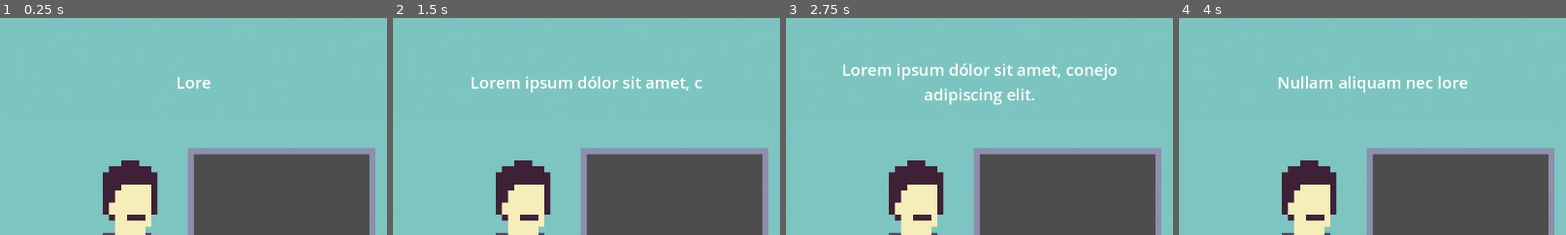
Above: before the commit, frames 1-4 (left to right).
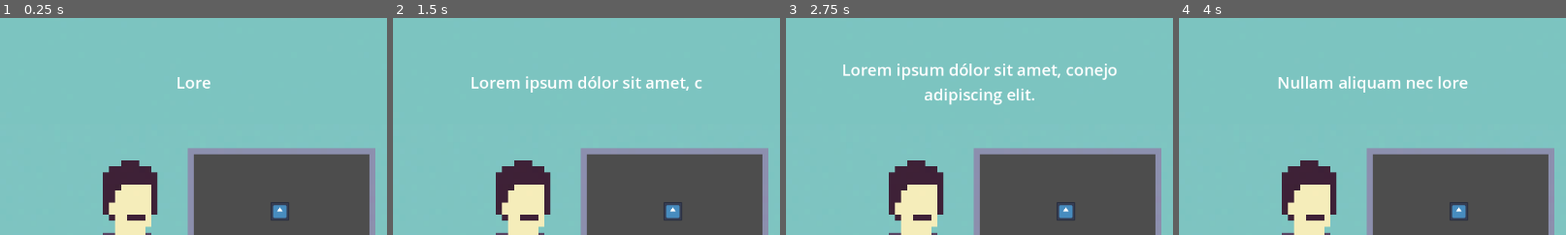
Above: after the commit, the same moments.

Repository: milksake/Teleprompter
Game: Godot game, scene res://Scenes/main.tscn
Two runs of this game, one before a commit and one after it. Both use one fixed random seed, a clock stepped at 60 frames per second and the inputs below. The project has no main scene, so this scene is started directly. The engine's default icon, where the game draws it, is replaced by a stand-in: a white triangle on a blue panel in a dark square.
Inputs:
- Up to frame 1 (0.25 s): no input
- Up to frame 2 (1.5 s): tap Enter at 0.5 s; tap Space at 1.25 s
- Up to frame 3 (2.75 s): no input
- Up to frame 4 (4 s): tap Enter at 3.5 s
The pictures show only the part of the screen within x 0-50%, y 0-50%; the shares and areas given below are measured in that part.

The runs differ from the first frame. In frame 1, 0.3% of the frame differs, in the area x 69-75%, y 84-94%; in frame 2, 0.3%; in frame 3, 0.3%; in frame 4, 0.3%.

Commit message:
music (added) and bugs (removed)

Diff:
--- a/LevelResources/Example/sprite_2d_1.tscn
+++ b/LevelResources/Example/sprite_2d_1.tscn
@@ -3,4 +3,5 @@
 [ext_resource type="Texture2D" uid="uid://dag3ch18go1ki" path="res://icon.svg" id="1_i8bul"]
 
 [node name="Sprite2D" type="Sprite2D"]
+scale = Vector2(0.222588, 0.222588)
 texture = ExtResource("1_i8bul")
--- a/Scenes/main.gd
+++ b/Scenes/main.gd
@@ -16,14 +16,18 @@
 
 func _ready():
 	if text_script == null:
-		text_script.load("res://LevelResources/level_" + Globals.current_level + ".tres")
+		text_script = load("res://LevelResources/level_" + Globals.current_level + ".tres")
 	finished_input = tele.initialize_values(text_script.text)
 	word_bank.create_text_options(text_script.word_bank)
 	text_bubble.add_text(tele.label.get_parsed_text())
+	var back = text_script.background.instantiate()
+	screen_nodes.add_child(back)
 
 func _process(delta):
 	if (finished_input and finished_scrolling) and not disable:
 		disable = true
+		var t := create_tween()
+		t.tween_property(%Music, "volume_db", -20, 1)
 		create_finish_menu()
 
 	if not finished_scrolling:
@@ -55,5 +59,5 @@
 
 func _on_word_bank_display(scene):
 	var new_scene = scene.instantiate()
-	new_scene.position = Vector2(text_script.positions[tele.current_index - 1])
+	new_scene.position = Vector2(text_script.positions[tele.current_index])
 	screen_nodes.add_child(new_scene)
--- a/Scenes/main.tscn
+++ b/Scenes/main.tscn
@@ -10,6 +10,7 @@
 [ext_resource type="Texture2D" uid="uid://bnuu20jnwn7mh" path="res://Scenes/presentador.png" id="6_vvf1y"]
 [ext_resource type="AudioStream" uid="uid://swbxxwxxlxjx" path="res://Assets/Sounds/key2.wav" id="7_hrov6"]
 [ext_resource type="PackedScene" uid="uid://bbmsl21ljt5ui" path="res://TextBubble/text_bubble.tscn" id="7_j6hh5"]
+[ext_resource type="AudioStream" uid="uid://bq3bhy3kdmikt" path="res://Assets/Music/theme_1.wav" id="11_v47c5"]
 
 [sub_resource type="Resource" id="Resource_5g1m3"]
 script = ExtResource("3_ybcvw")
@@ -41,7 +42,7 @@
 text = "Lorem ipsum dólor sit amet, *conejo|consectetur* adipiscing elit. Nullam aliquam nec lorem in *uretra|la pharet …(228 unchanged characters)…
 word_bank = Array[ExtResource("3_ybcvw")]([SubResource("Resource_5g1m3"), SubResource("Resource_a027s"), SubResource("Resource_hivs0"), SubResource("Resource_hf34i"), SubResource("Resource_yerjy")])
 background = ExtResource("2_wihcy")
-positions = Array[Vector2i]([Vector2i(10, 0), Vector2i(-10, 0), Vector2i(10, 0), Vector2i(-10, 0), Vector2i(0, 0)])
+positions = Array[Vector2i]([Vector2i(30, 0), Vector2i(-10, 0), Vector2i(0, 10), Vector2i(-10, 10), Vector2i(30, 10)])
 
 [node name="Main" type="Node"]
 script = ExtResource("1_0bhv7")
@@ -100,4 +101,9 @@
 [node name="AudioStreamPlayer2" type="AudioStreamPlayer" parent="KeyAudio"]
 stream = ExtResource("7_hrov6")
 
+[node name="Music" type="AudioStreamPlayer" parent="."]
+unique_name_in_owner = true
+stream = ExtResource("11_v47c5")
+autoplay = true
+
 [connection signal="display" from="CanvasLayer/VBoxContainer/WordBank" to="." method="_on_word_bank_display"]
Not shown, added: Assets/Music/theme_1.wav.import
Not shown: 1 places in Scenes/main.tscn that only renumber resources
Not shown, added: Assets/Music/theme_1.wav
